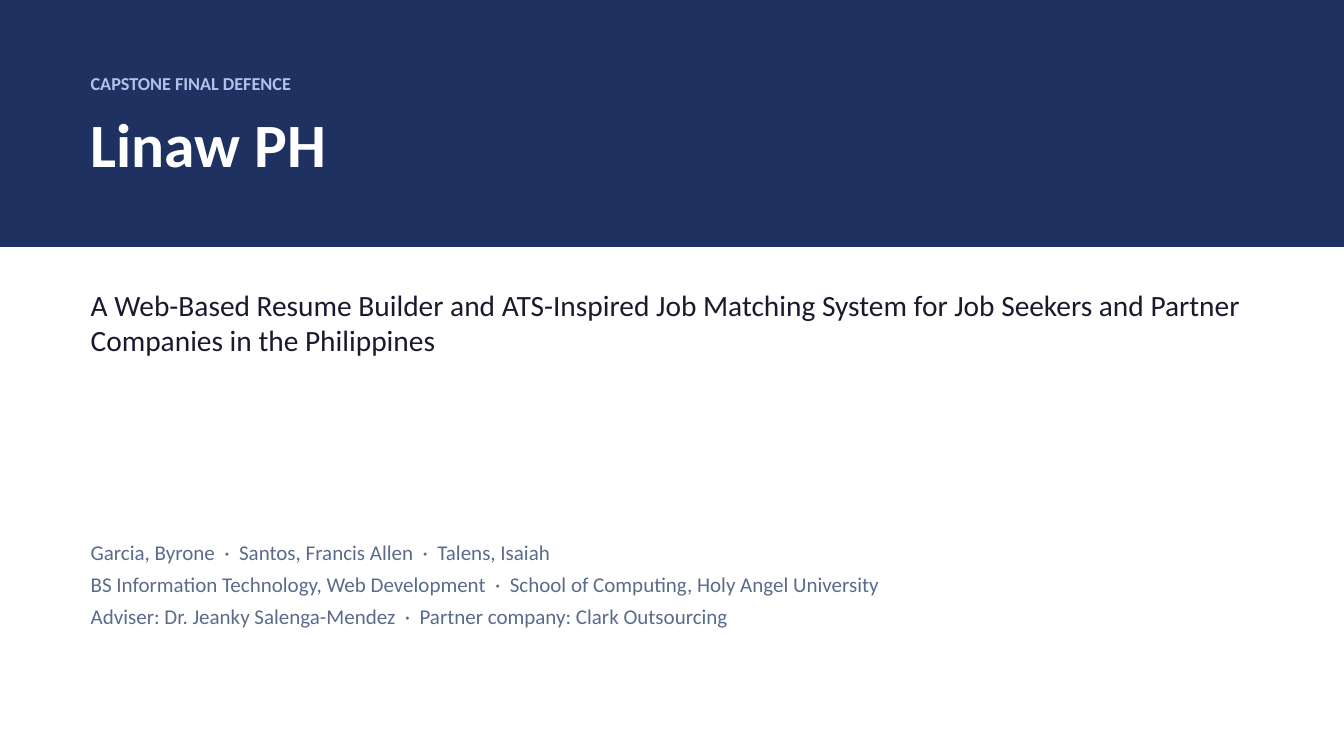
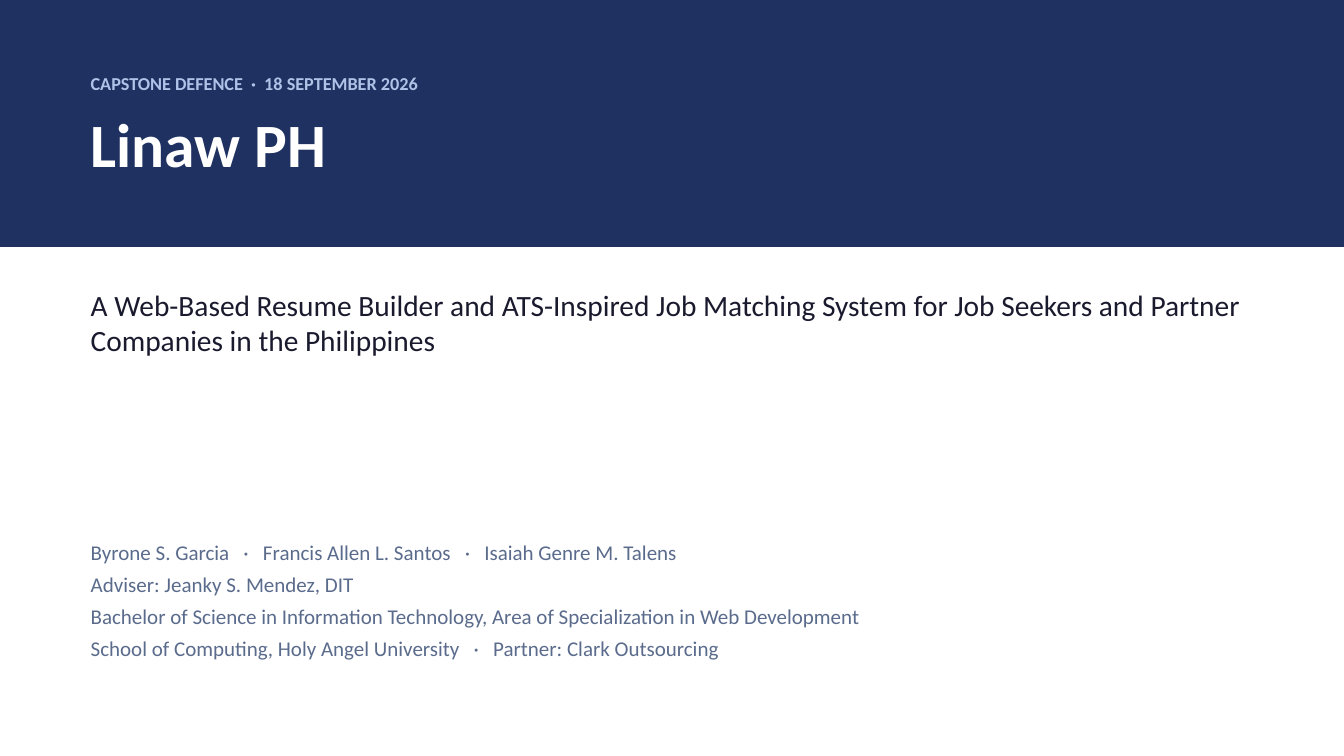
Before and after one commit to Talenss/CapstoneWebsite, a slide deck: slide 1 of 05_Website_Angular/docs/Linaw-PH-Defence-Presentation.pptx. Drawn at 1344x756 pixels with LibreOffice and Linux fonts; fonts in the diff are those of the drawing. Boxes give left, top, right and bottom in pixels: in the first picture for what was removed or moved away, otherwise in the second. Text is boxed around its words. In the diff, an @@ line names an element or a change of style, - is before the commit and + after.

```diff
--- a/05_Website_Angular/docs/Linaw-PH-Defence-Presentation.pptx
+++ b/05_Website_Angular/docs/Linaw-PH-Defence-Presentation.pptx
@@ text at <box>91,77,418,90</box>: text changed @@
-CAPSTONE FINAL DEFENCE
+CAPSTONE DEFENCE · 18 SEPTEMBER 2026
@@ text at <box>91,545,859,660</box>: text changed @@
-Garcia, Byrone · Santos, Francis Allen · Talens, Isaiah
-BS Information Technology, Web Development · School of Computing, Holy Angel University
-Adviser: Dr. Jeanky Salenga-Mendez · Partner company: Clark Outsourcing
+Byrone S. Garcia · Francis Allen L. Santos · Isaiah Genre M. Talens
+Adviser: Jeanky S. Mendez, DIT
+Bachelor of Science in Information Technology, Area of Specialization in Web Development
+School of Computing, Holy Angel University · Partner: Clark Outsourcing
```
Also in this commit, not shown: 4 other slides changed, 18 slides added, 18 slides removed, 5 other files.
